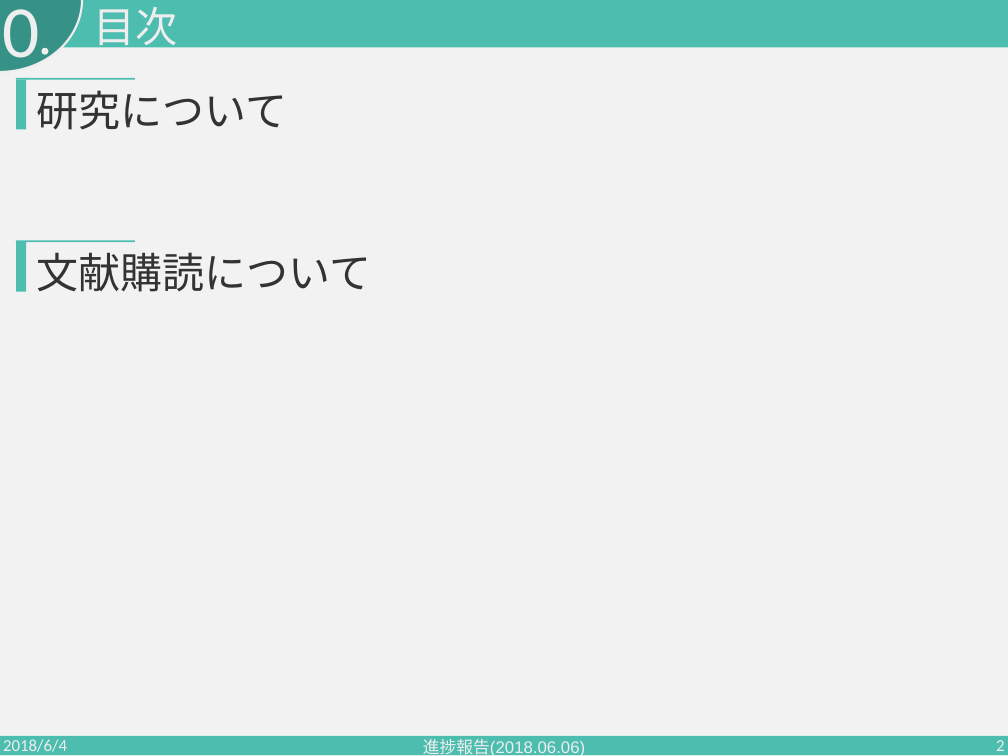
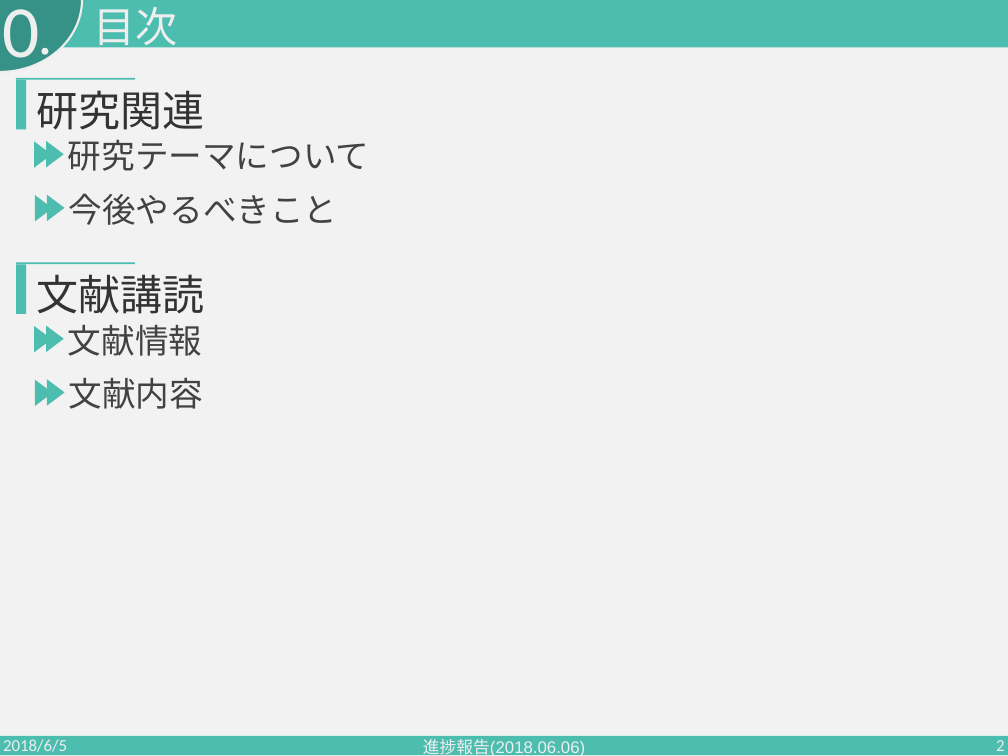
Before and after one commit to PajamaDrive/presentation, a slide deck: slide 2 of seminar2018.06.06.pptx. Drawn at 1008x756 pixels with LibreOffice and Linux fonts; fonts in the diff are those of the drawing. Boxes give left, top, right and bottom in pixels: in the first picture for what was removed or moved away, otherwise in the second. Text is boxed around its words. In the diff, an @@ line names an element or a change of style, - is before the commit and + after.

Commit message:
final ver?

```diff
--- a/seminar2018.06.06.pptx
+++ b/seminar2018.06.06.pptx
@@ text added at (36,90,204,130), 60 pt, text #333333 @@
+研究関連
@@ triangle added at (34,141,52,168), fill #4DBDB0 @@
@@ triangle added at (46,141,64,167), fill #4DBDB0 @@
@@ text at (68,139,369,171): text changed; size 60 to 48 pt; text colour #333333 to #424242 @@
-研究について
+研究テーマについて
@@ triangle added at (35,195,52,222), fill #4DBDB0 @@
@@ triangle added at (47,195,65,221), fill #4DBDB0 @@
@@ text added at (69,193,338,225), 48 pt, text #424242 @@
+今後やるべきこと
@@ rectangle: place and size @@
-rectangle at (16,240,135,242)
+rectangle at (16,263,135,265)
@@ rectangle: place and size @@
-rectangle at (16,242,26,292)
+rectangle at (16,265,26,314)
@@ text at (36,274,204,314): text changed @@
-文献購読について
+文献講読
@@ triangle added at (34,326,52,352), fill #4DBDB0 @@
@@ triangle added at (46,326,64,352), fill #4DBDB0 @@
@@ text added at (68,325,202,356), 48 pt, text #424242 @@
+文献情報
@@ triangle added at (35,380,52,406), fill #4DBDB0 @@
@@ triangle added at (47,379,65,406), fill #4DBDB0 @@
@@ text added at (69,378,203,409), 48 pt, text #424242 @@
+文献内容
@@ text at (3,739,67,756): text changed @@
-2018/6/4
+2018/6/5
```
Also in this commit, not shown: 8 other slides changed, 6 slides added.
